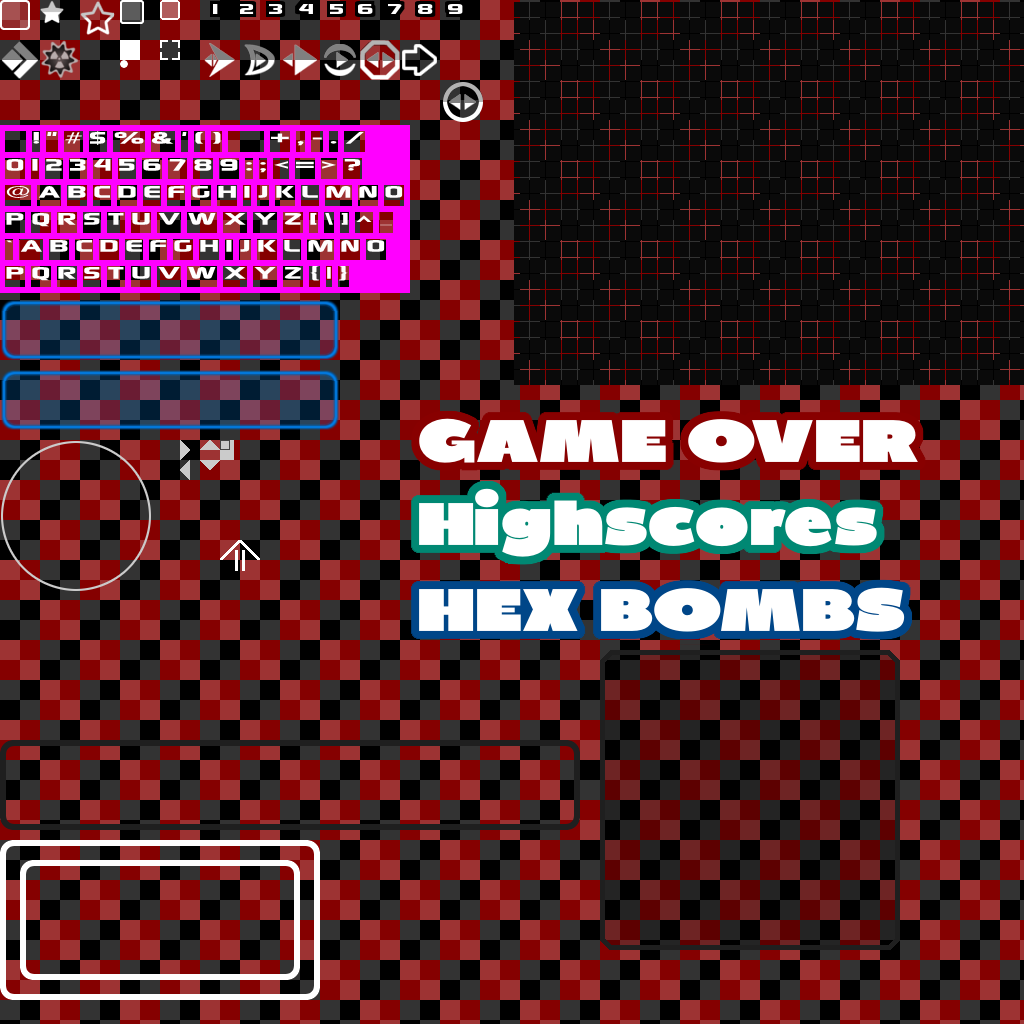
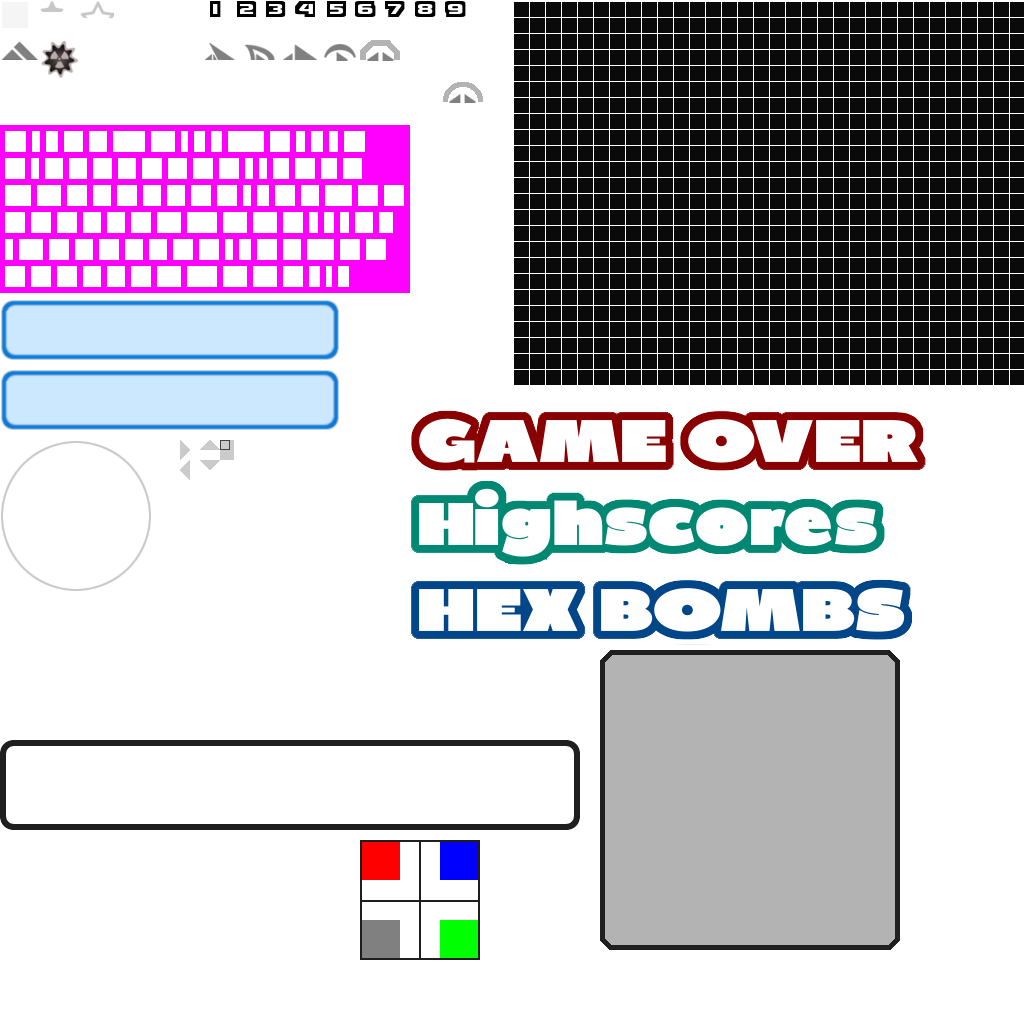
The second 1024x1024 image is a revision of the first. Changes to its layers:
added layer "Ebene #6" above "Ebene #5" over [360, 840, 480, 960]
added layer "Ebene #5" above "Ebene #7" over [360, 840, 480, 960]
hid "Ebene #17" over [0, 0, 1024, 1024]
